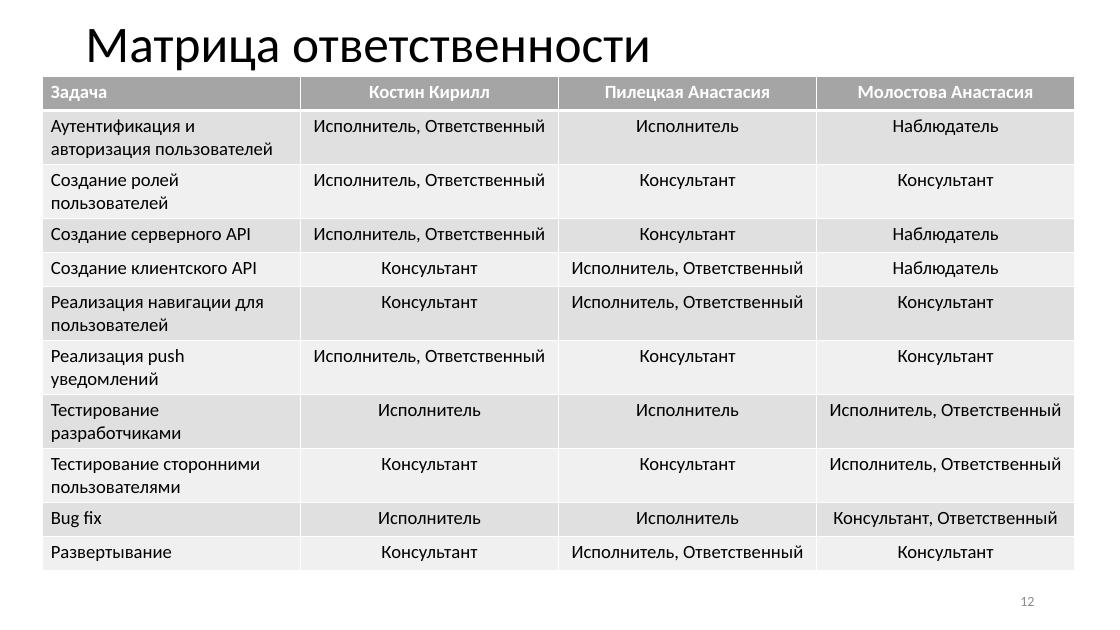
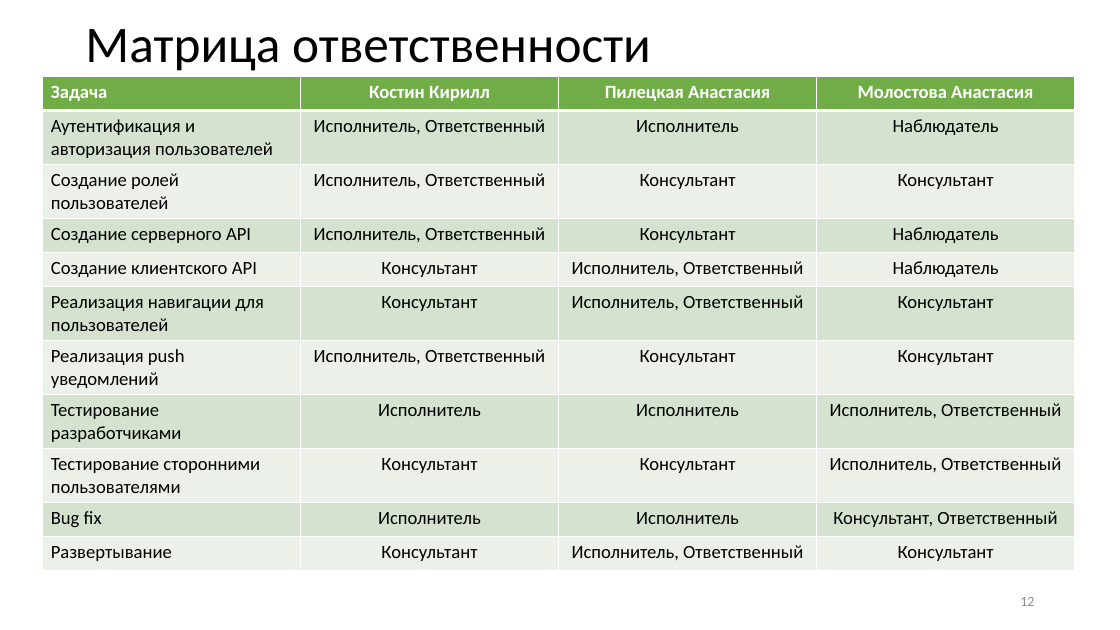
Before and after one commit to nocom91/GeoTime, a slide deck: slide 12 of Документы/GeoTimePresentation-remake.pptx. Drawn at 1120x630 pixels with LibreOffice and Linux fonts; fonts in the diff are those of the drawing; background and template pictures are left out. Boxes give left, top, right and bottom in pixels: in the first picture for what was removed or moved away, otherwise in the second. Text is boxed around its words. In the diff, an @@ line names an element or a change of style, - is before the commit and + after.

```diff
--- a/Документы/GeoTimePresentation-remake.pptx
+++ b/Документы/GeoTimePresentation-remake.pptx
@@ table at bbox=[43, 76, 1075, 566] @@
@@ fill #A5A5A5 to #70AD47 in row 1 @@
@@ fill #E1E1E1 to #D5E3CF in 20 cells @@
@@ fill #F0F0F0 to #EBF1E9 in 20 cells @@
```
Also in this commit, not shown: 6 other slides changed.
